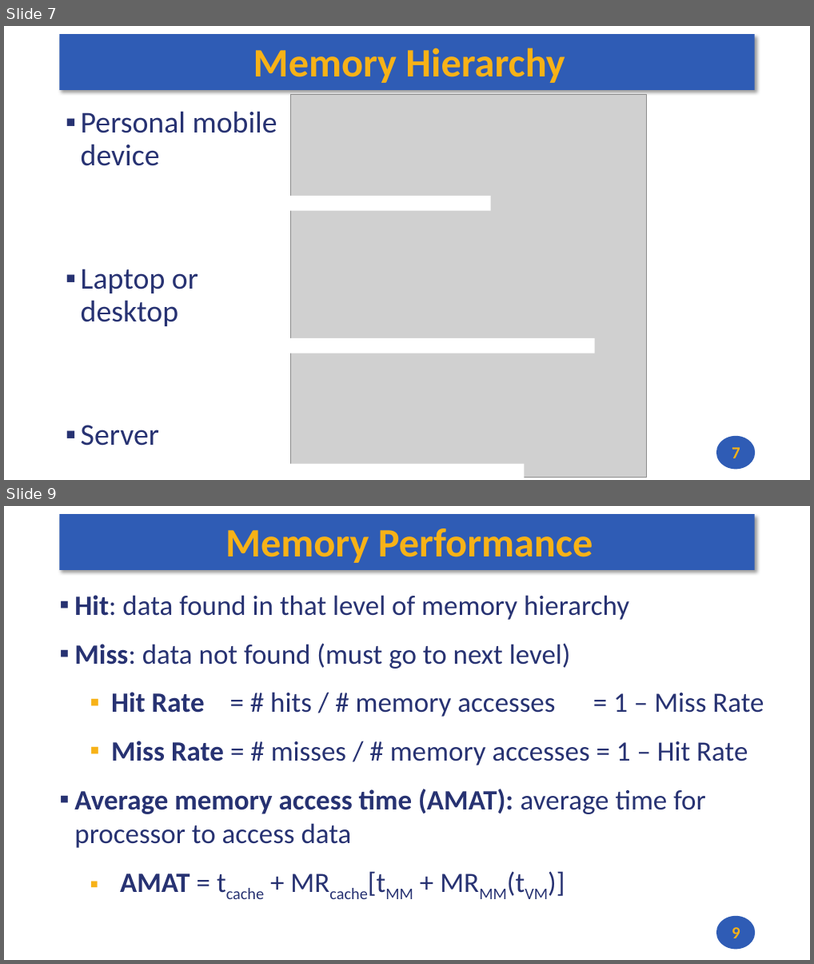
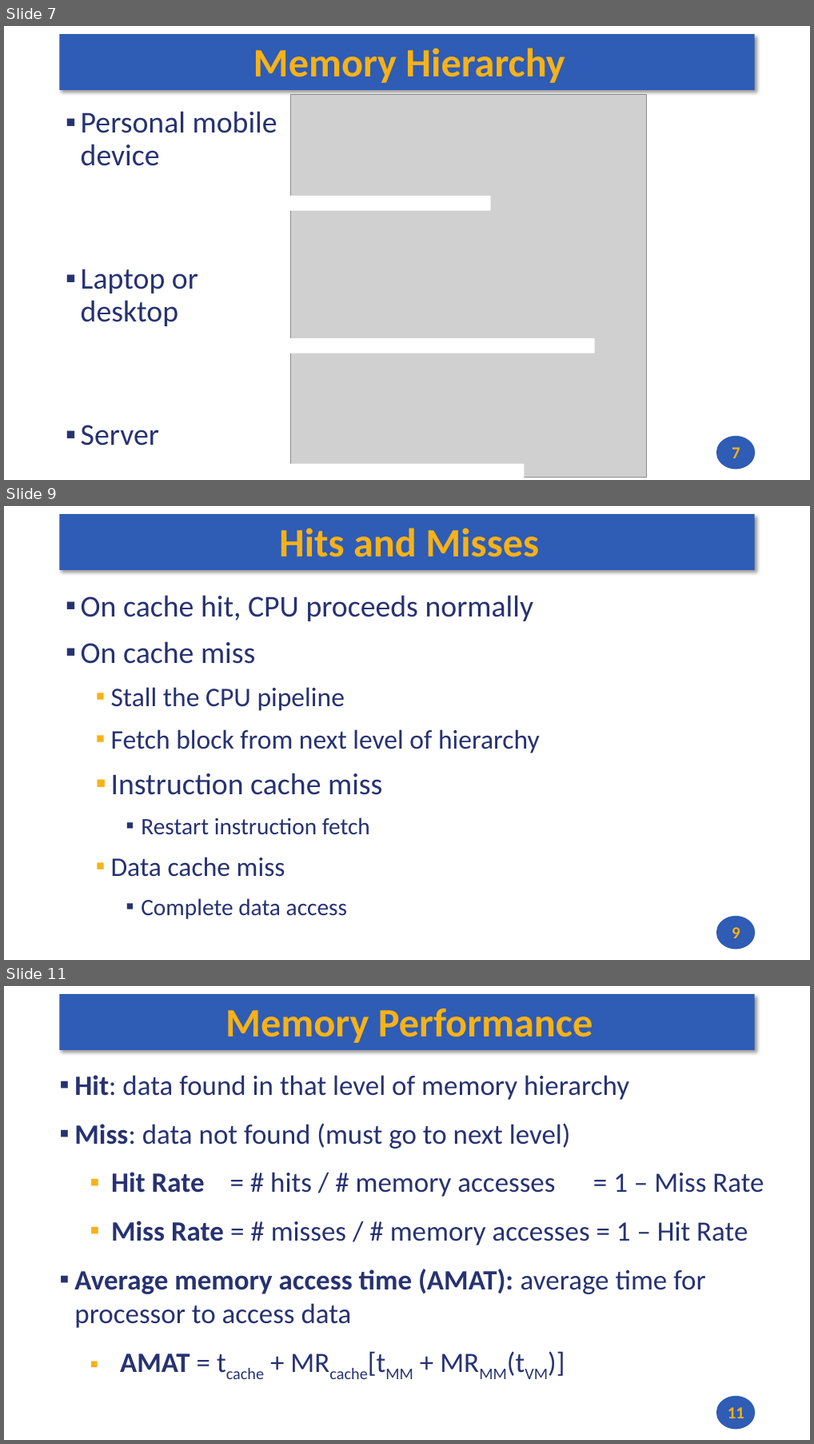
Before and after one commit to andrewt0301/hse-acos-course, a slide deck: docs/part1ca/11_Caches/CA_Lecture_11.pptx. Shown one above the other, each under a label of ours: slides 7 and 9 before the commit, slides 7, 9 and 11 after it; the slides between them are not shown. The pictures are 814x964 and 814x1444 pixels, drawn with LibreOffice and Linux fonts; fonts in the diff are those of the drawing; grey boxes stand for pictures. Boxes give left, top, right and bottom in pixels: in the first picture for what was removed or moved away, otherwise in the second. Text is boxed around its words. In the diff, an @@ line names an element or a change of style, - is before the commit and + after.

```diff
--- a/docs/part1ca/11_Caches/CA_Lecture_11.pptx
+++ b/docs/part1ca/11_Caches/CA_Lecture_11.pptx
@@ slide 9 added at [4,506,810,960], background #FFFFFF; not listed: 2 template elements that a slide beside it also shows @@
@@ title added at [279,528,539,557], 48 pt, text #F7B217, bold @@
+Hits and Misses
@@ text added at [81,595,540,919], 32 pt, text #273272 @@
+▪ On cache hit, CPU proceeds normally
+▪ On cache miss
+  ▪ Stall the CPU pipeline
+  ▪ Fetch block from next level of hierarchy
+  ▪ Instruction cache miss
+    ▪ Restart instruction fetch
+  ▪ Data cache miss
+    ▪ Complete data access
@@ page number added at [732,927,741,938], 20 pt, text #F7B217, bold @@
+9
@@ what was slide 9 is now slide 11 @@
@@ page number at [728,1407,745,1418]: text changed @@
-9
+11
```
Also in this commit, not shown: 1 slide changed, 9 other slides added, 1 other file.
